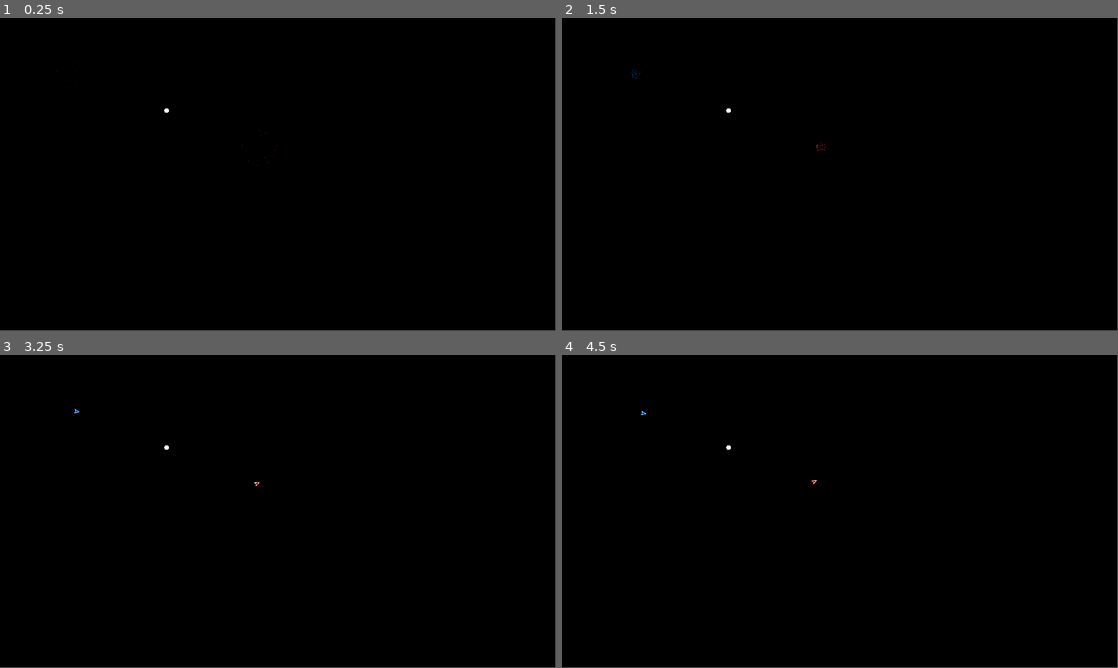
Above: before the commit, frames 1-4 (two rows, left to right).
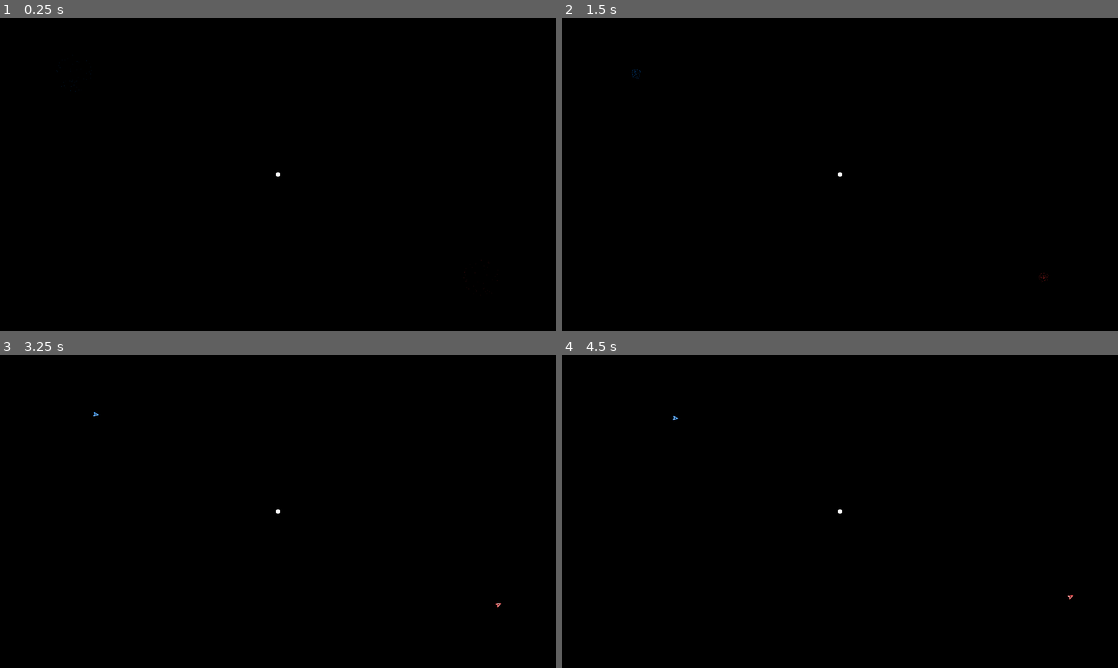
Above: after the commit, the same moments.

Repository: Eliasdbr/Spacewar
Game: Godot game, scene res://main.tscn
The game is run twice, just before and just after one commit, with the same random seed, the same clock (stepped at 60 frames per second) and the same inputs.
Inputs:
- Up to frame 1 (0.25 s): no input
- Up to frame 2 (1.5 s): tap Enter at 0.5 s; tap Space at 1.25 s
- Up to frame 3 (3.25 s): tap Enter at 2 s; tap Space at 2.75 s
- Up to frame 4 (4.5 s): tap Enter at 3.5 s; tap Space at 4.25 s
In our replay, the window is 799x449 before the commit and 800x450 after it. These sizes can differ from the game's own. Grey fills any space a smaller window leaves; there, only what the larger window draws over its background counts as a difference.

The runs differ from the first frame. In frame 1, less than 0.1% of the frame differs, in the area x 10-90%, y 12-88%; in frame 2, less than 0.1%; in frame 3, less than 0.1%; in frame 4, less than 0.1%, in the area x 14-92%, y 17-79%.

Commit message:
Viewport resized, star gravity adjusted, ships initial velocity

Diff:
--- a/gameplay.tscn
+++ b/gameplay.tscn
@@ -16,11 +16,11 @@
 spawner_color = Color(0, 0.5, 1, 1)
 
 [node name="PlayerSpawner2" parent="Environment" node_paths=PackedStringArray("context") groups=["spawners"] instance=ExtResource("2_86h0y")]
-position = Vector2(896, 448)
+position = Vector2(1664, 896)
 player_number = 2
 context = NodePath("..")
 delay = 1.5
 spawner_color = Color(1, 0.2, 0.2, 1)
 
 [node name="Star" parent="Environment" instance=ExtResource("3_71qgu")]
-position = Vector2(576, 320)
+position = Vector2(960, 540)
--- a/level_design/star.tscn
+++ b/level_design/star.tscn
@@ -13,6 +13,7 @@
 collision_mask = 14
 monitoring = false
 script = ExtResource("1_qkj8l")
+mass = 3000.0
 
 [node name="CollisionShape2D" type="CollisionShape2D" parent="."]
 shape = SubResource("CircleShape2D_w32yc")
--- a/project.godot
+++ b/project.godot
@@ -19,6 +19,8 @@
 
 window/size/viewport_width=1920
 window/size/viewport_height=1080
+window/stretch/mode="viewport"
+window/stretch/aspect="expand"
 
 [gui]
 
--- a/ships/ship.gd
+++ b/ships/ship.gd
@@ -5,5 +5,8 @@
 ## For gravity
 @export var mass := 1.0
 
+@onready var movement = $Movement
+
 func _ready():
 	rotation = randf_range(0.0, TAU)
+	movement.velocity = movement.max_speed * 0.2 * Vector2.RIGHT.rotated(rotation)
